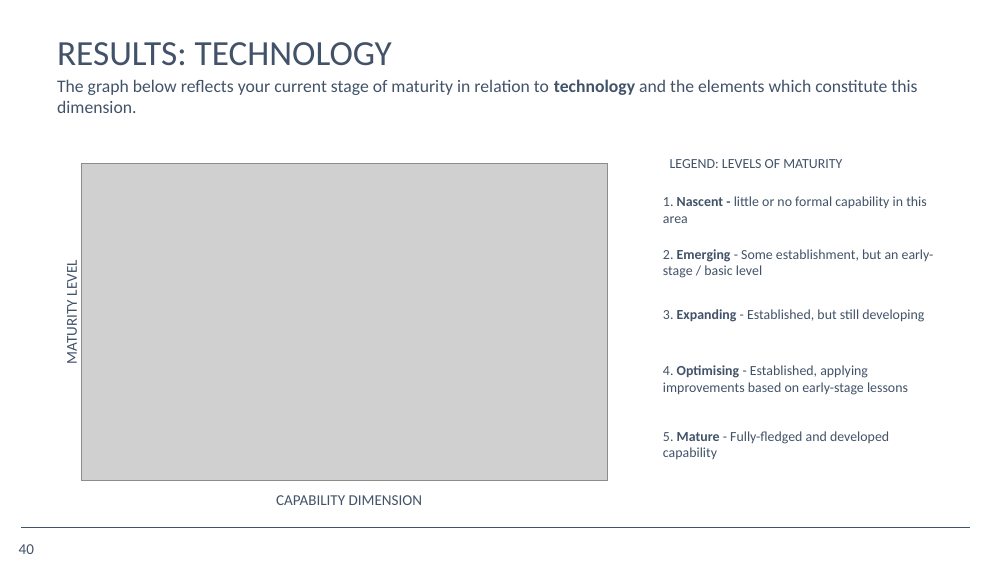
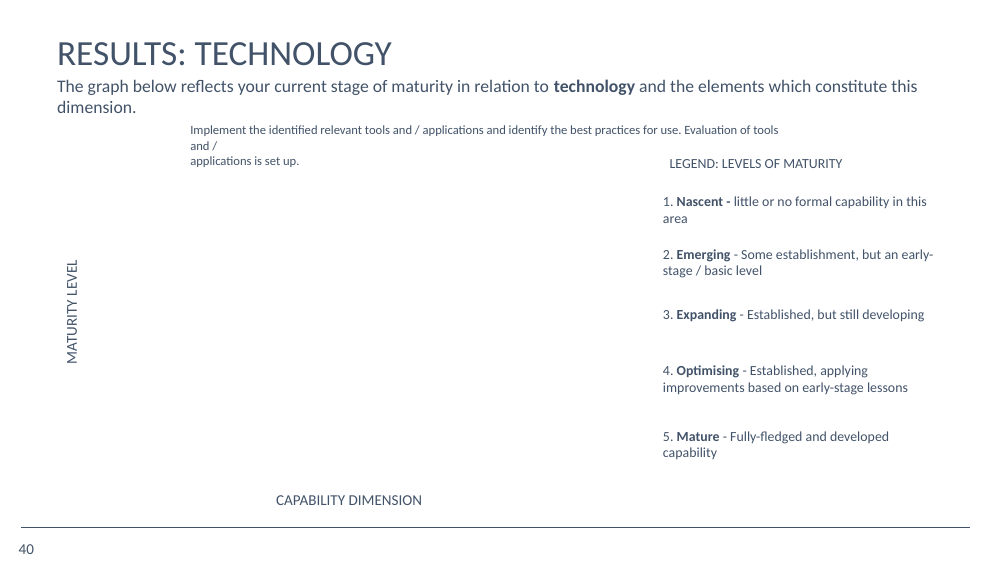
Before and after one commit to opus-meum/power-automate, a slide deck: slide 40 of Capability Assessment Report.pptx. Drawn at 1008x567 pixels with LibreOffice and Linux fonts; fonts in the diff are those of the drawing; grey boxes stand for pictures; background and template pictures are left out. Boxes give left, top, right and bottom in pixels: in the first picture for what was removed or moved away, otherwise in the second. Text is boxed around its words. In the diff, an @@ line names an element or a change of style, - is before the commit and + after.

```diff
--- a/Capability Assessment Report.pptx
+++ b/Capability Assessment Report.pptx
@@ text added at [190, 125, 778, 167], 10 pt, text #425369 @@
+Implement the identified relevant tools and / applications and identify the best practices for use. Evaluation of tools and /
+applications is set up.
@@ picture removed at [82, 163, 608, 481] @@
```
Also in this commit, not shown: 13 other slides changed, 10 other files.
